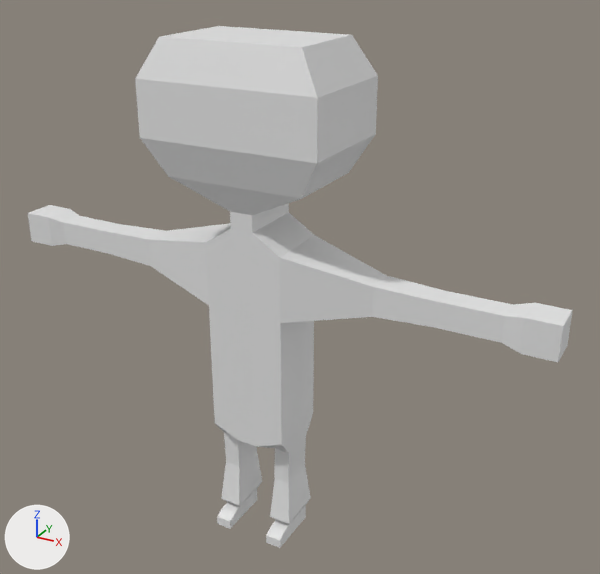
The Blender file LowPolyCharacter.blend: old version first, new version second.
Both versions are drawn from a camera (50 mm lens) standing at (4.25, -6.88, 6.52) and looking at (0.41, 0.09, 3.04). The axes (+X, +Y, +Z) are drawn at lower left. The lights are the same throughout. Materials are left out; every surface is plain grey.
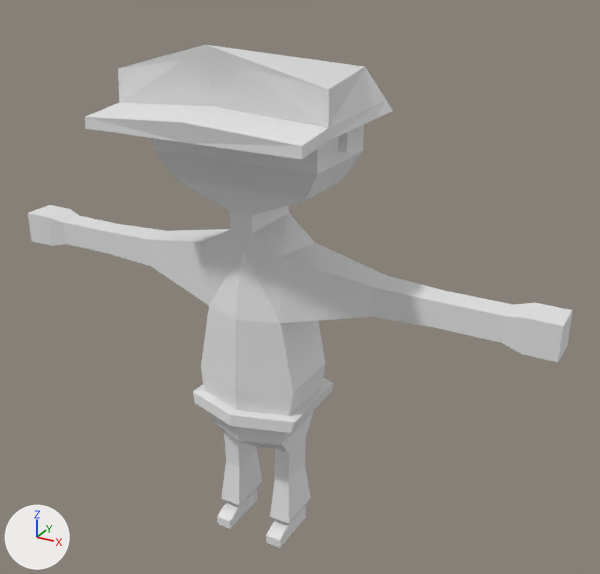
Pixel boxes (x1, y1, x2, y2) of what changed, in the pictures (600 x 574 px):
'Cube', reshaped: before (28, 26, 573, 548); after (28, 125, 573, 548)
'Hat', added: after (85, 45, 393, 159)
part 1 of me_cube_001, added: after (338, 129, 354, 152)
part 2 of me_cube_001, built on: before (135, 26, 385, 447); after (153, 125, 385, 447)

What changed in the scene script:
```text
Change me_cube_001:
    used by ob_cube; location = (0.0, 0.0, -1.02)
    remove me_cube_001.from_pydata(...)  # 112 vertices, 99 faces; spans x 0.0..3.14, y -0.62..0.62, z 1.0..6.57
    add me_cube_001.from_pydata(...)  # 156 vertices, 133 faces; spans x 0.0..3.14, y -0.68..0.7, z 1.0..6.21
    me_cube_001 part 1: a new loose piece, a box spanning x 0.911..0.998, y -0.083..0.052, z 5.595..5.799
    me_cube_001 part 2
    3 faces are deleted
    27 vertices move from x 0.0..0.97, y -0.62..0.62, z 2.38..6.57 to x 0.0..0.91, y -0.57..0.62, z 2.38..6.21
    30 vertices are added at x 0.0..0.64, y -0.68..0.7, z 2.65..5.8
    6 new vertices lie (0.0, 0.08, 0.0) away from vertices in x 0.38..0.53, y -0.58, z 5.59..5.8
    31 new faces join them
Add me_cube_002:
    me_cube_002.from_pydata([(0.0, 0.52, 6.28), (0.88, 0.52, 6.28), (0.31, -0.78, 6.42), (0.0, -0.82, 6.5), (1.12, -0.71, 5.85), (0.0, -0.71, 5.85), (0.0, 0.68, 5.85), (1.12, 0.68, 5.85), (0.31, -0.74, 6.09), (0.0, 0.64, 5.96), (0.0, -0.74, 6.04), (1.06, 0.64, 5.96), (1.13, -1.19, 5.8), (0.0, -1.19, 5.8), (1.13, -1.18, 5.91), (0.0, -1.22, 5.99), (1.11, -0.69, 6.28), (0.0, -0.84, 6.58), (1.12, -0.7, 5.96), (0.0, -0.75, 6.11)], [], [(19, 8, 2, 3), (1, 0, 17, 16), (11, 9, 0, 1), (18, 11, 1, 16), (4, 5, 6, 7), (4, 7, 11, 18), (7, 6, 9, 11), (4, 18, 14, 12), (13, 12, 14, 15), (5, 4, 12, 13), (18, 10, 15, 14), (3, 2, 16, 17), (2, 8, 18, 16), (8, 19, 10, 18)])
Add ob_hat:
    ob_hat = bpy.data.objects.new('Hat', me_cube_002)
    ob_hat.location = (0.0, 0.0, -1.02)
    _m = ob_hat.modifiers.new('Mirror', 'MIRROR')
    _m.use_clip = True
```
